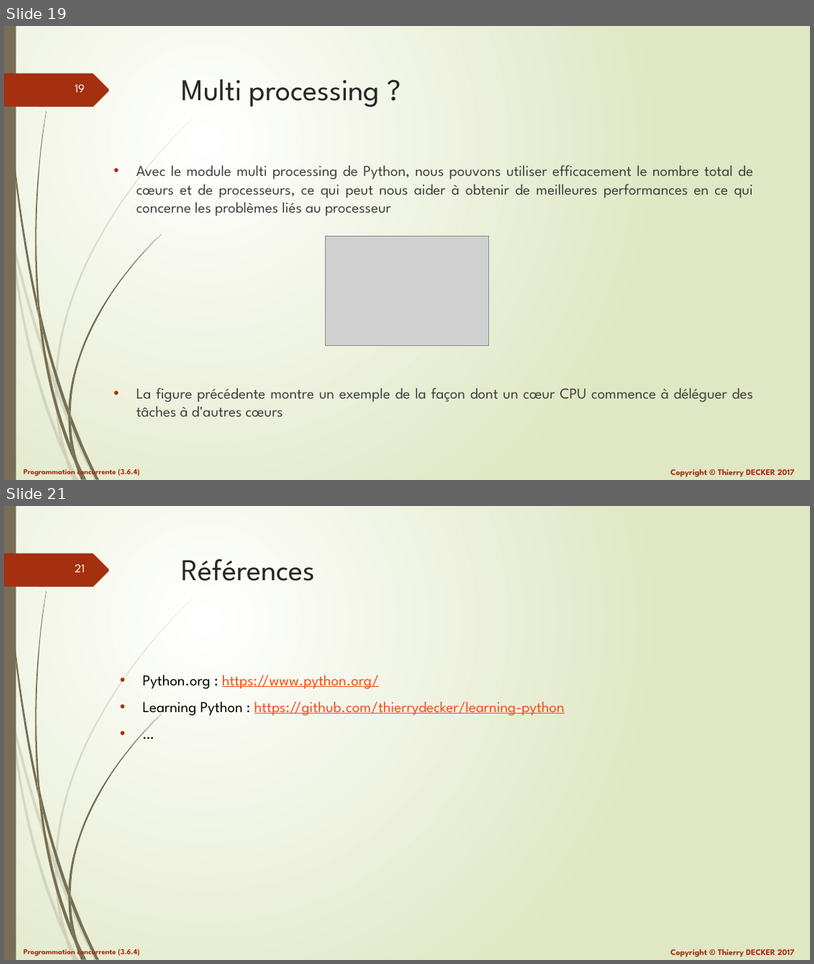
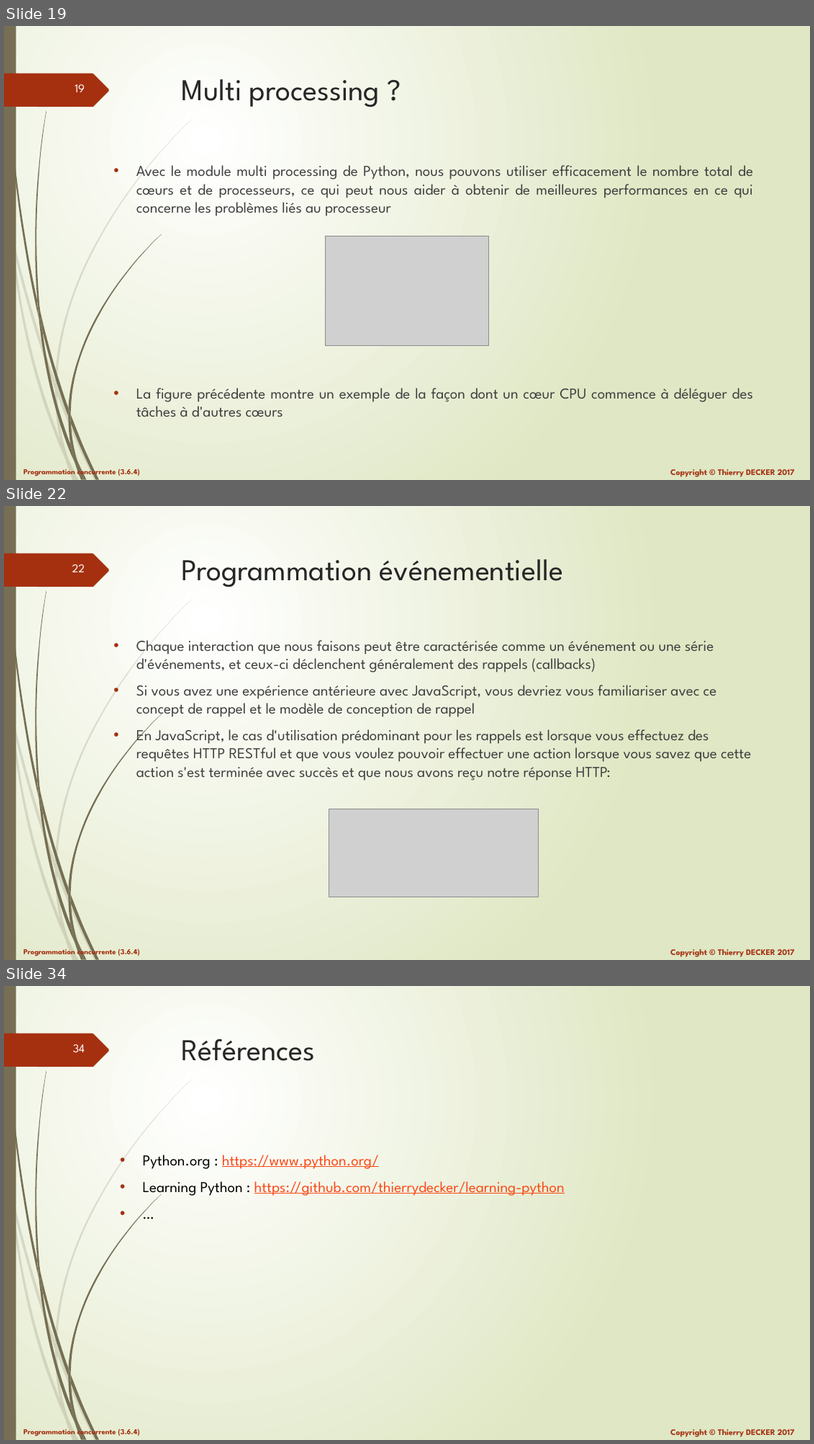
Before and after one commit to VikmanTheRacoon/learning-python, a slide deck: documentations/python-103.pptx. Shown one above the other, each under a label of ours: slides 19 and 21 before the commit, slides 19, 22 and 34 after it; the slides between them are not shown. The pictures are 814x964 and 814x1444 pixels, drawn with LibreOffice and Linux fonts; fonts in the diff are those of the drawing; grey boxes stand for pictures. Boxes give left, top, right and bottom in pixels: in the first picture for what was removed or moved away, otherwise in the second. Text is boxed around its words. In the diff, an @@ line names an element or a change of style, - is before the commit and + after.

```diff
--- a/documentations/python-103.pptx
+++ b/documentations/python-103.pptx
@@ slide 22 added at (4,506,810,960), background gradient #FFFFFF to #DFE8C4; not listed: 27 template elements that a slide beside it also shows @@
@@ title added at (182,559,563,587), 36 pt, text #262626 @@
+Programmation événementielle
@@ text added at (136,640,751,780), 18 pt, text #404040 @@
+• Chaque interaction que nous faisons peut être caractérisée comme un événement ou une série d'événements, et ceux-ci déclenchent généralement des rappels (callbacks)
+• Si vous avez une expérience antérieure avec JavaScript, vous devriez vous familiariser avec ce concept de rappel et le modèle de conception de rappel
+• En JavaScript, le cas d'utilisation prédominant pour les rappels est lorsque vous effectuez des requêtes HTTP RESTful et que vous voulez pouvoir effectuer une action lorsque vous savez que cette action s'est terminée avec succès et que nous avons reçu notre réponse HTTP:
@@ picture added at (329,808,539,897) @@
@@ what was slide 21 is now slide 34 @@
@@ page number at (73,1044,85,1052): text changed @@
-21
+34
```
Also in this commit, not shown: 1 slide changed, 12 other slides added, 1 other file.
